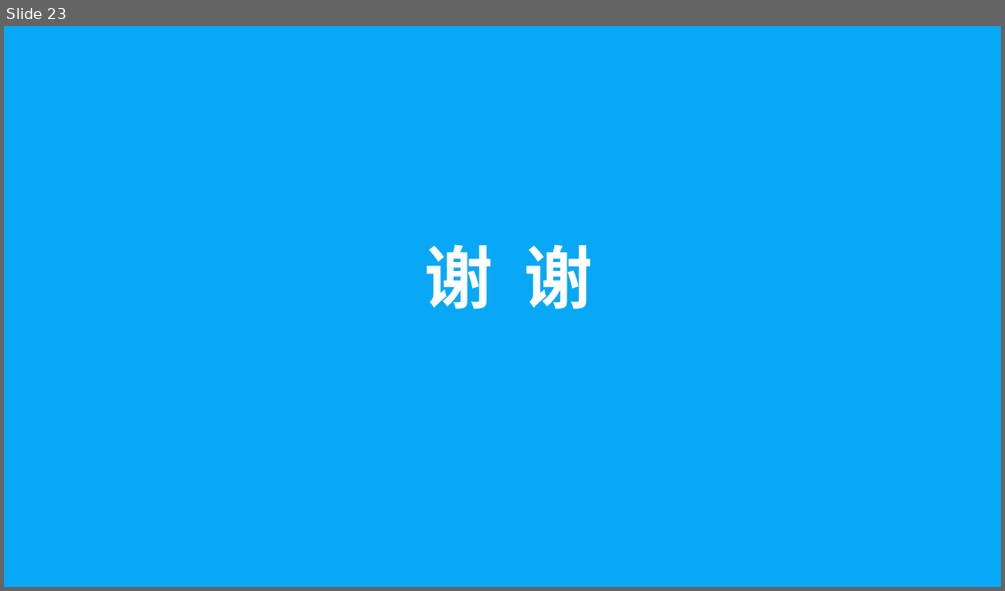
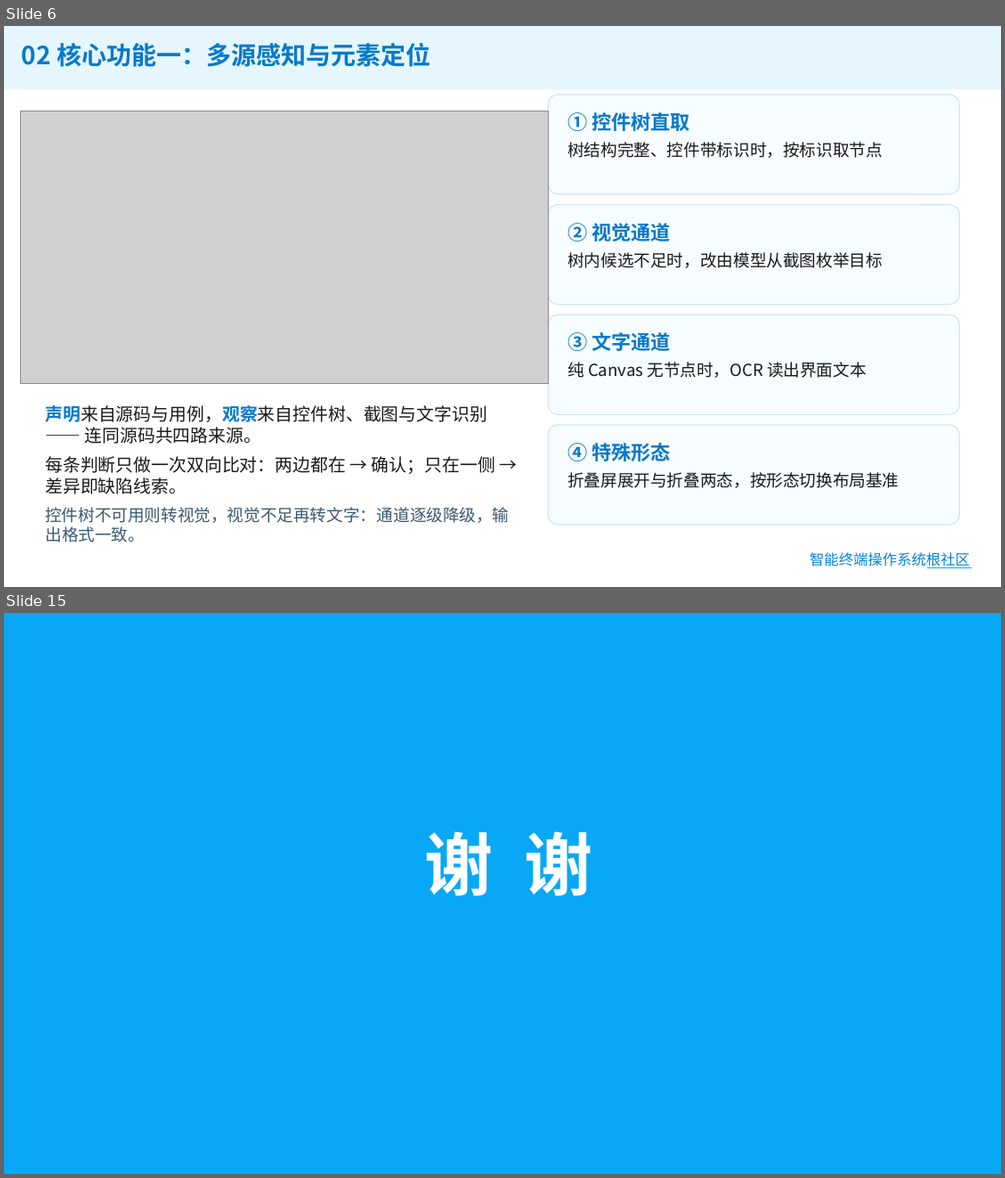
Before and after one commit to gema-secure/ohauto, a slide deck: 提交材料/03-答辩PPT.pptx. Shown one above the other, each under a label of ours: slide 23 before the commit, slides 6 and 15 after it; the slides between them are not shown. The pictures are 1005x591 and 1005x1178 pixels, drawn with LibreOffice and Linux fonts; fonts in the diff are those of the drawing; grey boxes stand for pictures; background and template pictures are left out. Boxes give left, top, right and bottom in pixels: in the first picture for what was removed or moved away, otherwise in the second. Text is boxed around its words. In the diff, an @@ line names an element or a change of style, - is before the commit and + after.

```diff
--- a/提交材料/03-答辩PPT.pptx
+++ b/提交材料/03-答辩PPT.pptx
@@ slide 6 added at <box>4,26,1001,587</box>, background #FFFFFF @@
@@ rectangle added at <box>4,26,1001,89</box>, fill #08A8F6 at 10% opacity @@
@@ text added at <box>22,43,430,67</box>, 24 pt, text #0879C9, bold @@
+02 核心功能一：多源感知与元素定位
@@ rounded rectangle added at <box>549,95,960,194</box>, fill #F7FCFF, outline #CFE6F7 1 pt, 16 pt, text #1A1A1A @@
+① 控件树直取
+树结构完整、控件带标识时，按标识取节点
@@ picture added at <box>20,111,549,384</box> @@
@@ rounded rectangle added at <box>549,205,960,305</box>, fill #F7FCFF, outline #CFE6F7 1 pt, 16 pt, text #1A1A1A @@
+② 视觉通道
+树内候选不足时，改由模型从截图枚举目标
@@ rounded rectangle added at <box>549,314,960,414</box>, fill #F7FCFF, outline #CFE6F7 1 pt, 16 pt, text #1A1A1A @@
+③ 文字通道
+纯 Canvas 无节点时，OCR 读出界面文本
@@ text added at <box>45,405,509,542</box>, 17 pt, text #1A1A1A @@
+声明来自源码与用例，观察来自控件树、截图与文字识别 —— 连同源码共四路来源。
+每条判断只做一次双向比对：两边都在 → 确认；只在一侧 → 差异即缺陷线索。
+控件树不可用则转视觉，视觉不足再转文字：通道逐级降级，输出格式一致。
@@ rounded rectangle added at <box>549,425,960,524</box>, fill #F7FCFF, outline #CFE6F7 1 pt, 16 pt, text #1A1A1A @@
+④ 特殊形态
+折叠屏展开与折叠两态，按形态切换布局基准
@@ text added at <box>809,552,970,568</box>, 14 pt, text gradient #0284E2 to #00B050 @@
+智能终端操作系统根社区
@@ line added from (928, 567) to (971, 567), #00B0F0 1.5 pt @@
@@ what was slide 23 is now slide 15 @@
```
Also in this commit, not shown: 2 slides changed, 11 other slides added, 20 slides removed, 1 other file.
